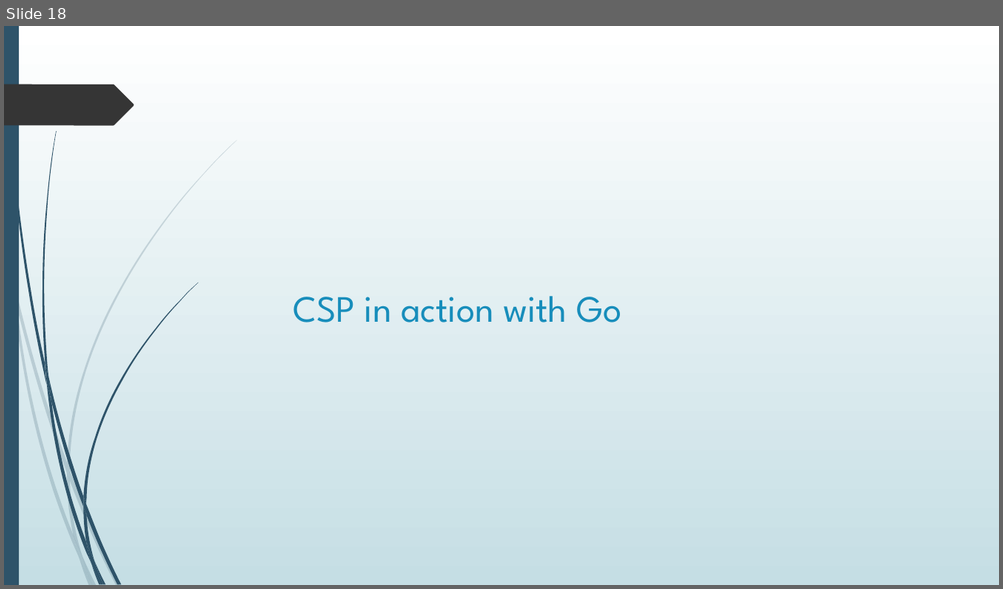
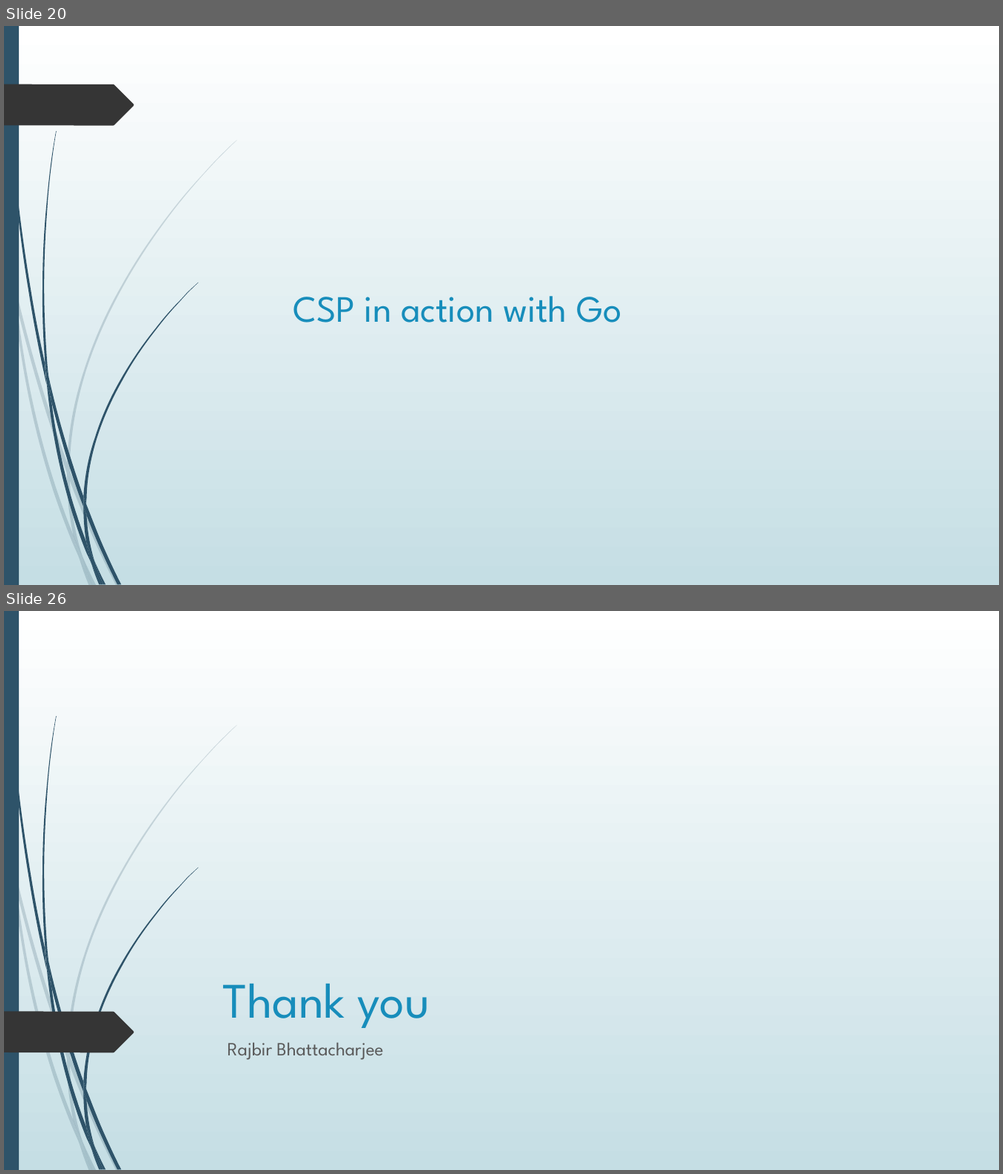
Before and after one commit to bhattacharjee/producer-consumer, a slide deck: Presentation1.pptx. Shown one above the other, each under a label of ours: slide 18 before the commit, slides 20 and 26 after it; the slides between them are not shown. The pictures are 1003x589 and 1003x1174 pixels, drawn with LibreOffice and Linux fonts; fonts in the diff are those of the drawing. Boxes give left, top, right and bottom in pixels: in the first picture for what was removed or moved away, otherwise in the second. Text is boxed around its words. In the diff, an @@ line names an element or a change of style, - is before the commit and + after.

```diff
--- a/Presentation1.pptx
+++ b/Presentation1.pptx
@@ slide 26 added at (x1=4, y1=611, x2=999, y2=1170), background gradient #FFFFFF to #C5DEE5; not listed: 23 template elements that a slide beside it also shows @@
@@ title added at (x1=222, y1=984, x2=430, y2=1028), 48 pt, text #178DBB @@
+Thank you
@@ freeform shape added at (x1=4, y1=1011, x2=134, y2=1053), fill #353535 @@
@@ text added at (x1=227, y1=1042, x2=383, y2=1060), 18 pt, text #595959 @@
+Rajbir Bhattacharjee
@@ what was slide 18 is now slide 20 @@
```
Also in this commit, not shown: 7 other slides added.
